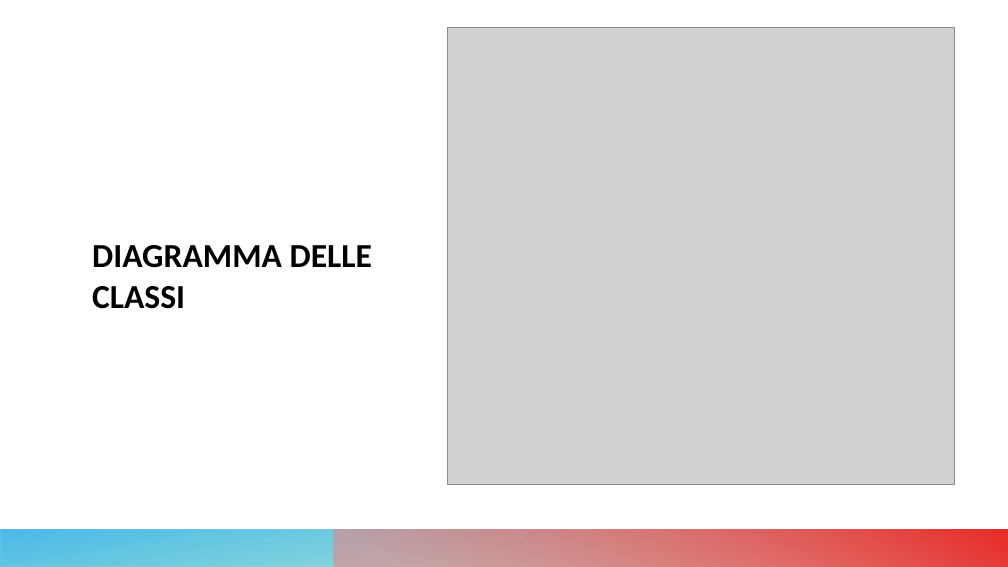
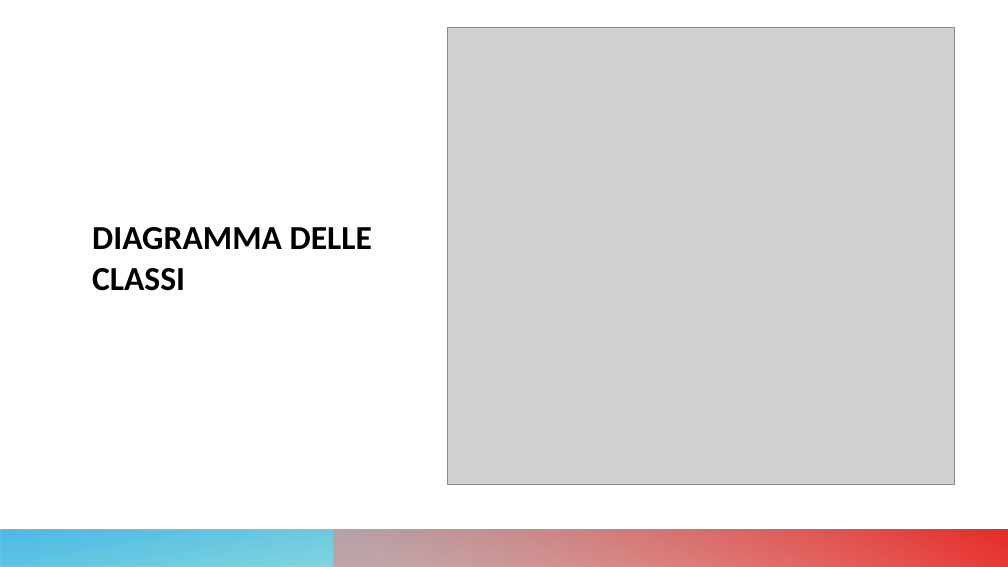
Before and after one commit to giuseppefrusso/Team8SE, a slide deck: slide 8 of Team 8 finale.pptx. Drawn at 1008x567 pixels with LibreOffice and Linux fonts; fonts in the diff are those of the drawing; grey boxes stand for pictures. Boxes give left, top, right and bottom in pixels: in the first picture for what was removed or moved away, otherwise in the second. Text is boxed around its words. In the diff, an @@ line names an element or a change of style, - is before the commit and + after.

```diff
--- a/Team 8 finale.pptx
+++ b/Team 8 finale.pptx
@@ title "DIAGRAMMA DELLE CLASSI": place and size @@
-title "DIAGRAMMA DELLE CLASSI" at (92, 245, 372, 309)
+title "DIAGRAMMA DELLE CLASSI" at (92, 227, 372, 291)
```
Also in this commit, not shown: 3 other slides changed.
